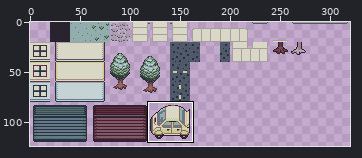
Pixel-art file: graphics/tilesets/neighborhood_2.aseprite. Above, an overview of the earlier version with the close-up marked.
Close-up. Before the commit:
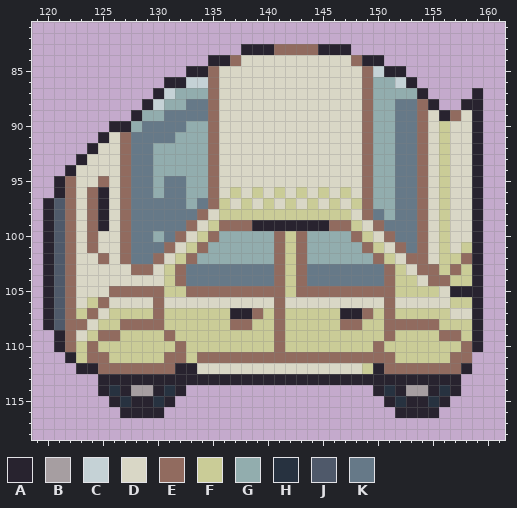
320x200 pixels, 1 frame. Shown: x 119..161, y 81..118. The wide view leaves out empty margins. The commit also changed other parts of the picture, which this record leaves out.
Palette (. is transparent): A #28232f  B #a69ea1  C #c5d2d6  D #d9d7c6  E #916b5f  F #cacc97  G #92adae  H #273240  J #4f596a  K #667988
The same view after the edit:
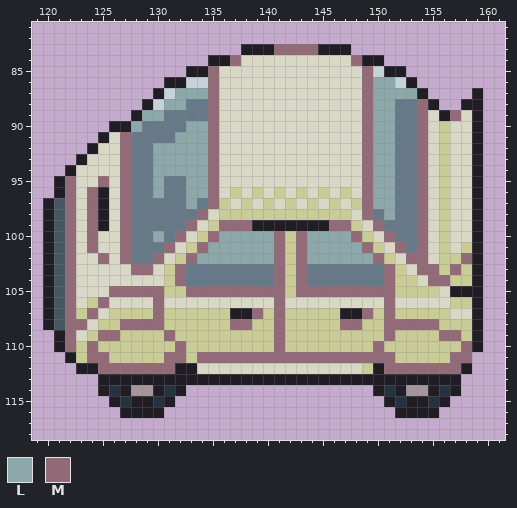
Colours new in this view: L #8ca8ab  M #936a78
Changes in this commit:
colour A: #28232f -> #201d25
colour B: #a69ea1 -> #a4969e
colour J: #4f596a -> #455862
Changed rows in their new state; - is a pixel that keeps its letter.
first column x 122:
 83 -------------------MMMM--------------
 84 ---------------M----------M----------
 85 -------------M-------------M---------
 86 -------------M-------------MLL-------
 87 ----------LLLM-------------MLLLL-----
 88 ---------LL--M-------------MLL--M----
 89 -------LL----M-------------MLL--M--M-
 90 ------L----LLM-------------MLL--M----
 91 -----M----LLLM-------------MLL--M----
 92 -----M--LLLLLM-------------MLL--M----
 93 -----M--LLLLLM-------------MLL--M----
 94 -----M--LLLLLM-------------MLL--M----
 95 M--M-M--L--LLM-------------MLL--M----
 96 M-M--M--L--LLM-------------MLL--M----
 97 M-M--M-----L-M-------------MLL--M----
 98 M-M--M------M--------------M-L--M----
 99 M-M--M-----M--MMM-------MM--M---M----
100 M-M--M--L-M--MLLLLLM-MLLLLM--M--M----
101 M-M--M---M--MLLLLLLM-MLLLLLM--M-M----
102 M--M-M--M--MLLLLLLLM-MLLLLLLM--MM---M
103 M-----MM--M--------M-M-------M--MM-M-
104 M---------M--------M-M-------M---MM--
105 M---MMMMM--MMMMMMMMM-MMMMMMMMM-------
106 M--M----M----------M---------M-------
107 M-M-----M--------M-M-------M-M-------
108 MM---MMMM------MM--M-----MM--MMMMM---
109 M--MM----M---------M---------M----MM-
110 M-M-------M--------M--------M-------M
111 --MM-----MM-MMMMMMMMMMMMMMMMMM-----MM
112 ---MMMMMMM-------------------MMMMMMM-
